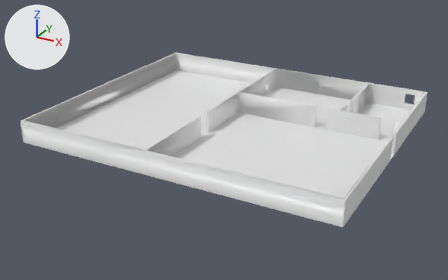
An edit to the FBX model Assets/Interior/Factory/SM_Factory.fbx, drawn before and after from the same camera.
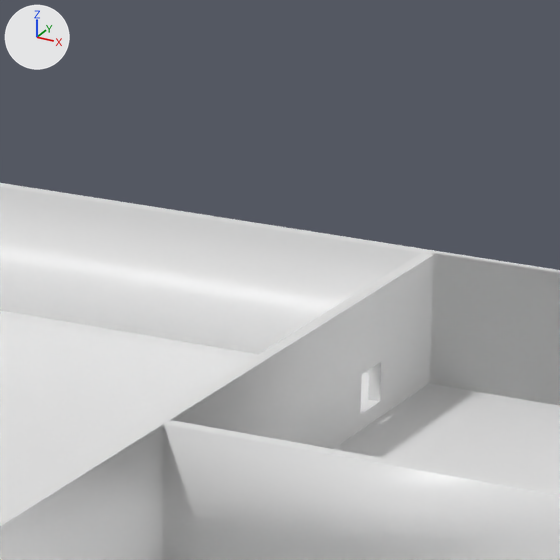
Each version is shown whole from a camera (50 mm lens) standing at (25.22, -47.33, 21.97) and looking at (-0.06, -1.36, -1.01), then close up on the part from 48% to 66% of the width and 12% to 40% of the height. Every picture has the same lights, and +X, +Y and +Z are marked at upper left. Where no turn or scale is listed for an object, it has been applied to the vertices.
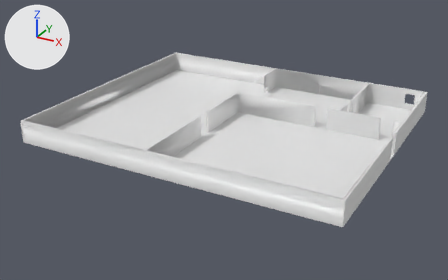
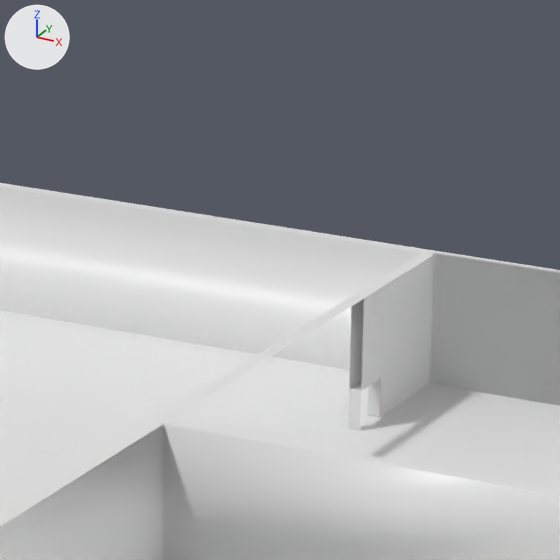
Commit message: Factory edit

Boxes [x1, y1, x2, y2] around the edits, measured in the close-ups (560 x 560 px):
part 1 of me_cube_005, cut back
    before: [171, 255, 434, 449]
    after: [348, 255, 434, 430]

The change, as a list of edits to the scene's bpy script:
```text
Change me_cube_005:
    used by ob_cube; location = (0.0, 0.0, 0.0)
    remove me_cube_005.from_pydata(...)  # 152 vertices, 124 faces; spans x -14.0..15.0, y -12.3..12.2, z 0.0..2.0
    add me_cube_005.from_pydata(...)  # 150 vertices, 119 faces; spans x -14.0..15.0, y -12.3..12.2, z 0.0..2.0
    me_cube_005 part 1
    6 vertices are removed from x -1.2..-1.0, y 9.5..10.2, z 0.2..0.9
    12 faces are deleted
    2 vertices move from x -1.2..-1.0, y 10.2, z 0.9 to x -1.2..-1.0, y 10.2, z 0.6
    4 vertices are added at (-1.0, 9.5, 0.6), (-1.0, 10.2, 0.0), (-1.2, 9.5, 0.6), (-1.2, 10.2, 0.0)
    7 new faces join them
```
